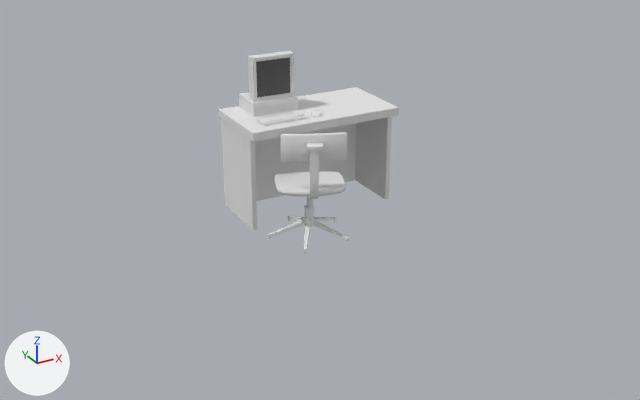
The Blender file blender/source/furniture/desks/employee_workstation.blend as it was, and as the next commit left it.
Rendered twice from a 50 mm camera at (-3.58, -6.5, 3.45) aimed at (0.04, 0.08, 0.16). Arrows for +X, +Y and +Z are at lower left; the lights stay in place. The first picture is the older version.

Names of what the first picture shows: 'Chair_Office_Base_A', 'Chair_Office_Bottom', 'Computer_Old', 'Office_Desk_1' and 2 more.
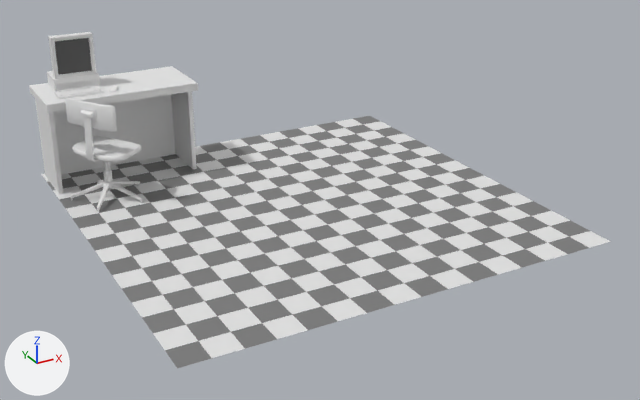
ob_employee_workstation is not drawn itself; it is the parent of ob_computer_old, ob_computer_old_keyboard, ob_computer_old_mouse, ob_office_desk_1, ob_chair_office_base_a, ob_chair_office_bottom.

Where the change shows, as pixel boxes [x1, y1, x2, y2] in the pictures (640 x 400 px):
'Plane', added: after [41, 116, 611, 368]
'Office_Desk_1', moved: before [218, 87, 399, 230]; after [29, 66, 198, 195]
'Chair_Office_Base_A', moved, turned: before [275, 132, 347, 207]; after [65, 97, 141, 171]
'Computer_Old', moved: before [239, 51, 298, 117]; after [47, 32, 100, 91]
'Chair_Office_Bottom', moved: before [268, 205, 348, 254]; after [71, 169, 143, 212]
'Computer_Old_Keyboard', moved: before [256, 110, 309, 126]; after [54, 85, 105, 99]
'Computer_old_mouse', moved: before [311, 110, 321, 117]; after [109, 85, 118, 92]

What changed in the scene script:
```text
Add mat_material:
    mat_material = bpy.data.materials.new('Material')
    # nodes: BsdfPrincipled, Mapping, Mix, OutputMaterial, TexBrick, TexChecker, TexCoord
Add me_plane:
    me_plane.from_pydata(...)  # 4 vertices, 1 face; spans x -2.0..2.0, y -2.0..2.0, z 0.0
    me_plane.materials.append(mat_material)
Change ob_computer_old:
    ob_computer_old.location: (-0.238, 0.462, 0.949) -> (-0.242, 0.428, 0.949)
Change ob_chair_office_base_a:
    ob_chair_office_base_a.location: (-0.248, -0.241, -0.0717) -> (-0.18, -0.183, -0.0728)
    ob_chair_office_base_a.rotation_euler: (0.0, 0.0, 0.0) -> (0.0, 0.0, -0.587)  # degrees (0, 0, 0) -> degrees (0, 0, -34)
Change ob_chair_office_bottom:
    ob_chair_office_bottom.location: (-0.248, -0.241, -0.0717) -> (-0.18, -0.183, -0.0728)
Change ob_employee_workstation:
    ob_employee_workstation.location: (0.0, 0.0, 0.0) -> (-1.362, 1.639, 0.0)
Add ob_plane:
    ob_plane = bpy.data.objects.new('Plane', me_plane)
    ob_plane.location = (0.007, 0.382, 0.0)
```
